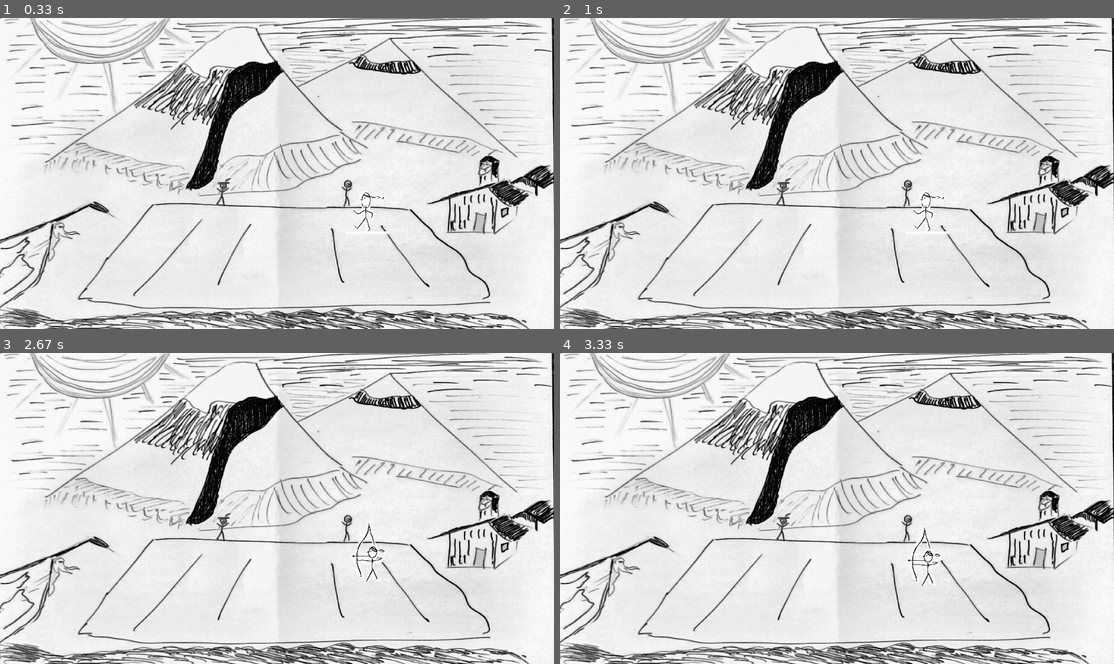
Above: before the commit, frames 1-4 (two rows, left to right).
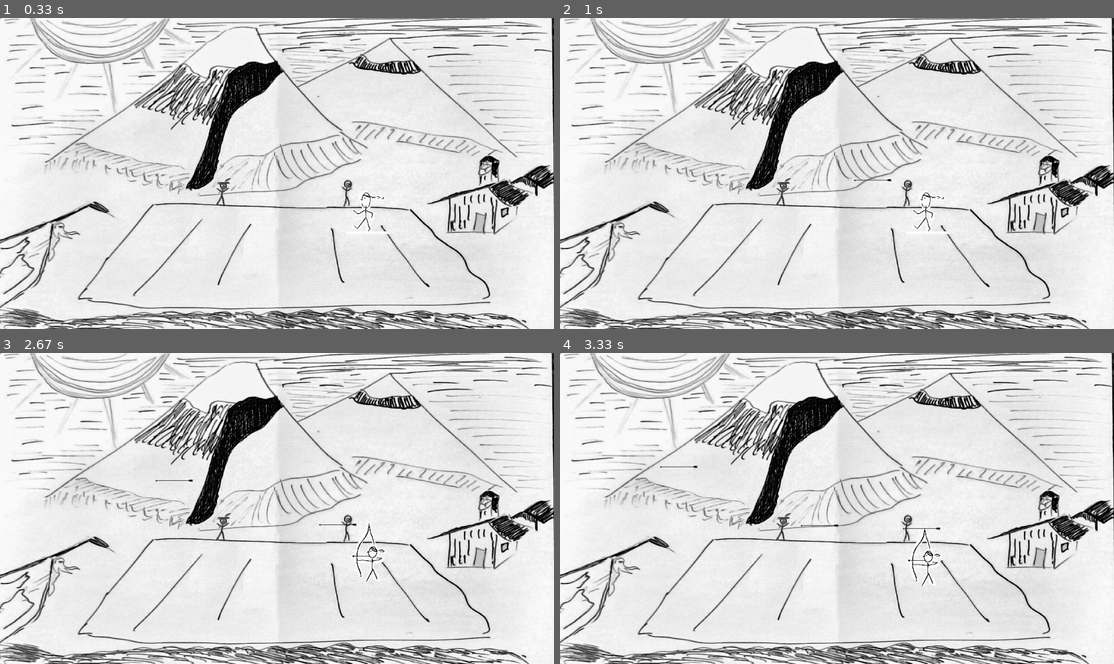
Above: after the commit, the same moments.

Repository: GAvidu1983/NinjaFight_pygame
Game: pygame game, started from sources/main.py
Same seed, same stepped clock (60 frames per second), same inputs: the game is played once before the commit and once after it.
Inputs (mouse positions are in pixels of both pictures, inside the frame that each line leads up to):
- Up to frame 1 (0.33 s): no input
- Up to frame 2 (1 s): tap A at 0.33 s; click (814, 185) at 0.72 s
- Up to frame 3 (2.67 s): hold Right 1-1.47 s; hold D 1-1.47 s; move the mouse to (454, 499) at 1.03 s; hold Up 1.5-1.8 s; hold Right 1.83-2.3 s; hold D 1.83-2.3 s; hold Left from 2.33 s (still down); hold A from 2.33 s (still down)
- Up to frame 4 (3.33 s): release Left at 2.87 s; release A at 2.87 s; hold Down 2.9-3.2 s; hold Left from 3.23 s (still down); hold A from 3.23 s (still down)

Frame 1 is identical in both runs. In frame 2, less than 0.1% of the frame differs, in the area x 53-60%, y 51-53%; in frame 3, less than 0.1%; in frame 4, less than 0.1%, in the area x 18-69%, y 36-57%.

Commit message:
arrow bullet architecture target = mouseclick  start = position

Diff:
--- a/sources/main.py
+++ b/sources/main.py
@@ -35,28 +35,58 @@
         self.posx = 800
         self.posy = 400
 
+        self.pos = (self.posx,self.posy)
+
         self.target_x = 640
         self.target_y = 360
+
+        self.target = (self.target_x,self.target_y)
 
     def show(self,screen) :
         screen.blit(self.pic,(self.posx,self.posy))
 
+    def update(self) :
+        self.pos = (self.posx,self.posy)
+        self.target = (self.target_x,self.target_y)
 
-    def shoot(self,screen) :
-        '''
-        start = (self.posx,self.posy)
-        target = (self.target_x,self.target_y)
 
-        for i in range(10) :
-            screen.blit(self.pic_bullet,(i*50,i*50))
-            time.sleep(0.1)
-            '''
-        pass
+
+
+class Arrows :
+
+    def __init__(self):
+        self.list = []   # [[(startx,starty),(endx,endy),(istx,isty)],()...]
+
+        self.pic_bullet  = pygame.image.load("../Pictures/arrow.png")
+        self.pic_bullet = pygame.transform.scale(self.pic_bullet,(100,15))
+
+
+    def show(self,screen):
+
+        for arr in self.list :
+            screen.blit(self.pic_bullet,arr[2])
+
+    def add(self,start,end) :
+        self.list.append([start,end,start])
+
+    def increment(self) :
+        step = 50
+        for arr in self.list :
+            x0,y0 = arr[0]
+            x1,y1 = arr[1]
+            dx = (x1-x0)/step
+            dy = (y1-y0) /step
+            x,y = arr[2]
+            arr[2] = (x+dx,y+dy)
+
+
+
 
 
 #initialisation Objects
 
 Hero1  = Hero()
+Arrowl = Arrows()
 
 # Set up the background window and Characters
 bg = pygame.image.load("../Pictures/paysage0.png")
@@ -76,6 +106,8 @@
 
     #background
     screen.blit(bg, (0, 0))
+
+    Arrowl.increment()
 
 
 
@@ -116,7 +148,7 @@
 
             if event.key == pygame.K_a:
                 Hero1.pic = Hero1.pic_arrow
-                Hero1.shoot(screen)
+                Arrowl.add(Hero1.pos,Hero1.target)
 
         if event.type == pygame.KEYUP:
             if event.key in [ pygame.K_RETURN,pygame.K_d,pygame.K_a ]:
@@ -124,12 +156,14 @@
 
 
         if event.type == pygame.MOUSEBUTTONDOWN :
-            Hero1.target_x,Hero1_target_y = pygame.mouse.get_pos()
+            Hero1.target_x,Hero1.target_y = pygame.mouse.get_pos()
 
 
 
 
+    Hero1.update()
     Hero1.show(screen)
+    Arrowl.show(screen)
 
 
     # Flip the display
